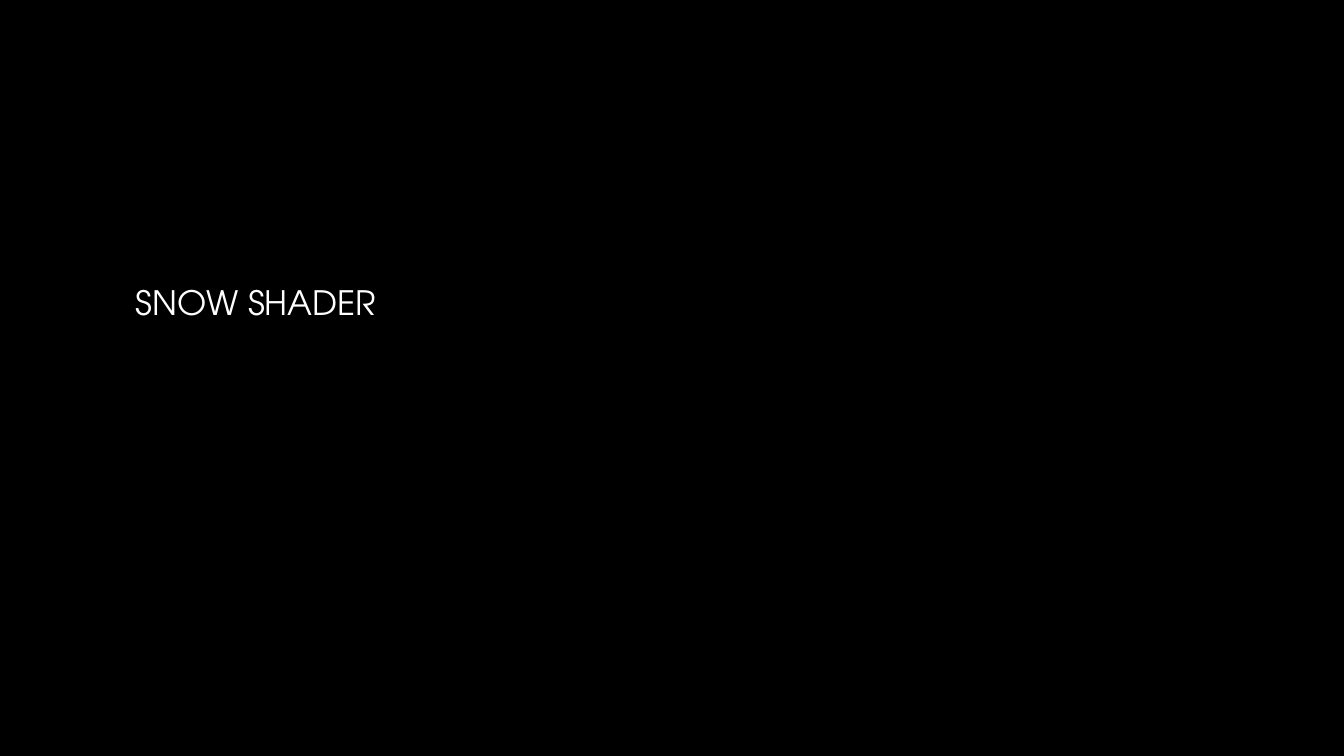
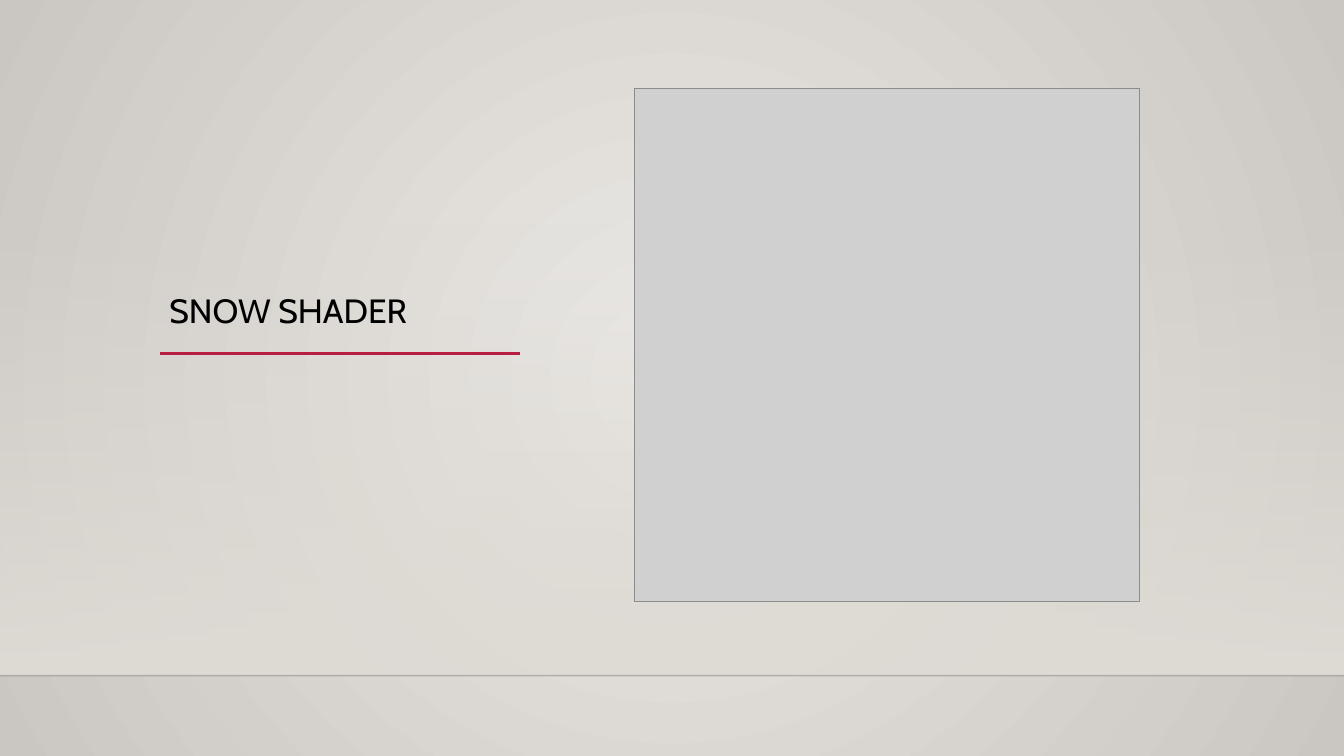
Before and after one commit to mariannabudnikova/shader_intro, a slide deck: slide 13 of ShaderIntro.pptm (slide 10 before the commit). Drawn at 1344x756 pixels with LibreOffice and Linux fonts; fonts in the diff are those of the drawing; grey boxes stand for pictures; background and template pictures are left out. Boxes give left, top, right and bottom in pixels: in the first picture for what was removed or moved away, otherwise in the second. Text is boxed around its words. In the diff, an @@ line names an element or a change of style, - is before the commit and + after.

```diff
--- a/ShaderIntro.pptm
+++ b/ShaderIntro.pptm
@@ background picture (left out) to gradient #ECEAE7 to #CAC7C1 @@
@@ title "SNOW SHADER": place and size @@
-title "SNOW SHADER" at (136, 289, 376, 316)
+title "SNOW SHADER" at (169, 299, 407, 324)
@@ title "SNOW SHADER" at (169, 299, 407, 324): font TeX Gyre Adventor to Cabin, text colour gradient #FFFFFF to #A6A6A6 to #000000; line spacing 1 to 0.9 @@
@@ picture added at (635, 88, 1140, 602) @@
@@ rectangle added at (0, 223, 1344, 676), fill gradient #DFDBD5 @@
@@ line added from (159, 354) to (520, 354), #B71E42 2.5 pt @@
@@ line added from (0, 676) to (1344, 676), #000001 1 pt @@
```
Also in this commit, not shown: 9 other slides changed, 6 slides added, 4 slides removed.
